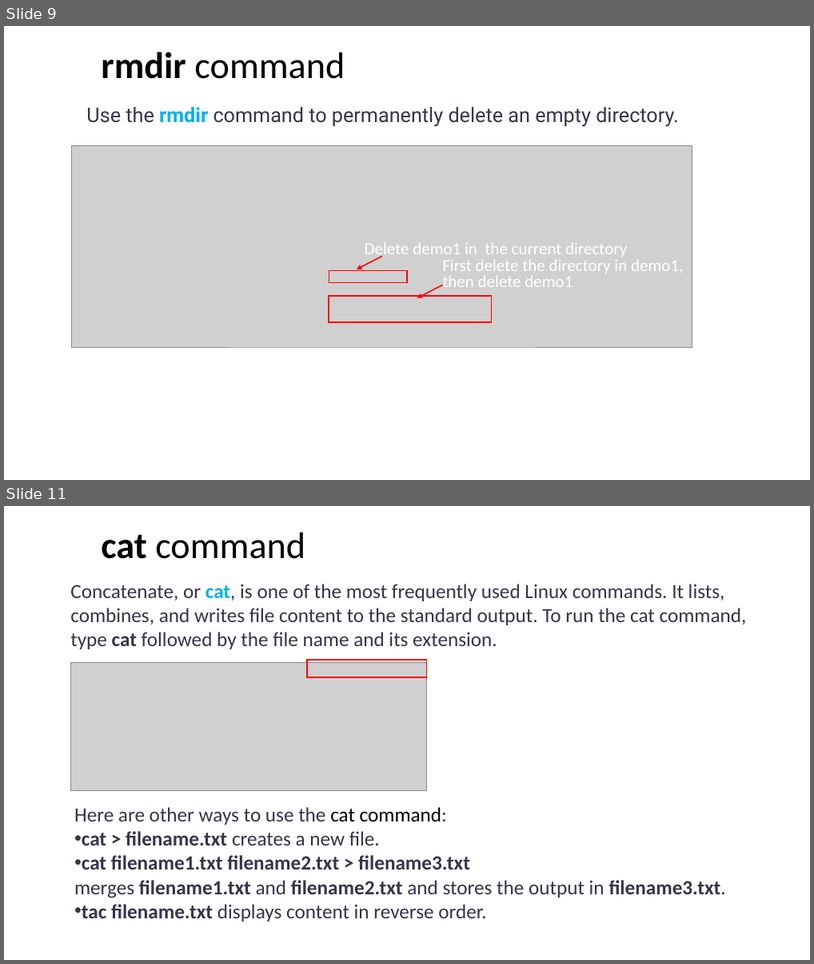
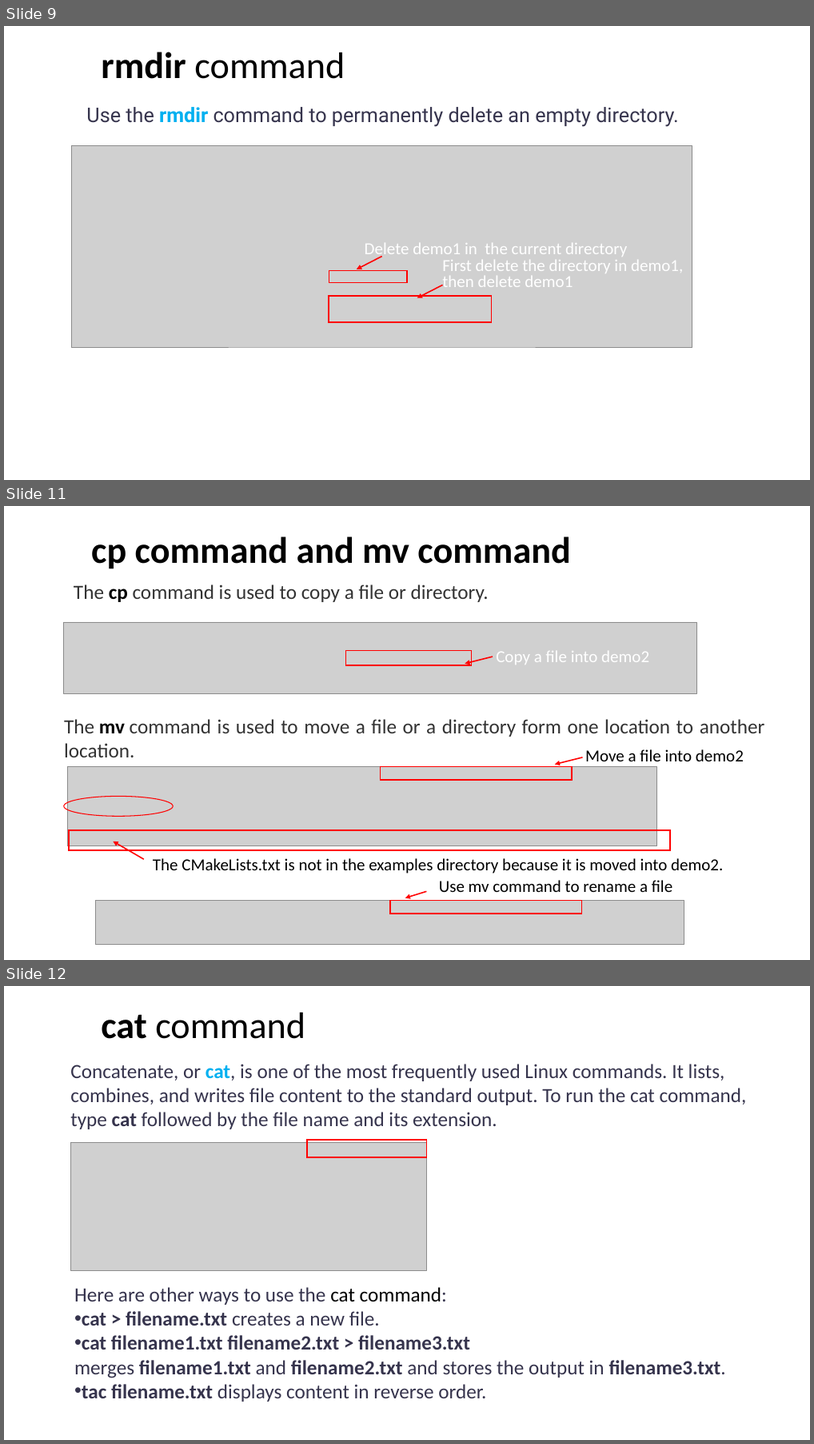
Before and after one commit to ShiqiYu/CPP, a slide deck: week03/Lab03.pptx. Shown one above the other, each under a label of ours: slides 9 and 11 before the commit, slides 9, 11 and 12 after it; the slides between them are not shown. The pictures are 814x964 and 814x1444 pixels, drawn with LibreOffice and Linux fonts; fonts in the diff are those of the drawing; grey boxes stand for pictures; background and template pictures are left out. Boxes give left, top, right and bottom in pixels: in the first picture for what was removed or moved away, otherwise in the second. Text is boxed around its words. In the diff, an @@ line names an element or a change of style, - is before the commit and + after.

```diff
--- a/week03/Lab03.pptx
+++ b/week03/Lab03.pptx
@@ slide 11 added at bbox=[4, 506, 810, 960], background #FFFFFF @@
@@ title added at bbox=[91, 536, 570, 569], 44 pt, text #000000, bold @@
+cp command and mv command
@@ text added at bbox=[74, 584, 489, 602], 24 pt, text #333333 @@
+The cp command is used to copy a file or directory.
@@ picture added at bbox=[63, 622, 698, 693] @@
@@ rectangle added at bbox=[346, 651, 472, 666], outline #FF0000 1.5 pt @@
@@ arrow added from (493, 656) to (465, 664), #FF0000 1.5 pt @@
@@ text added at bbox=[496, 651, 650, 664], 20 pt, text #FFFFFF @@
+Copy a file into demo2
@@ text added at bbox=[64, 719, 766, 757], 24 pt, text #333333 @@
+The mv command is used to move a file or a directory form one location to another location.
@@ picture added at bbox=[67, 766, 658, 846] @@
@@ rectangle added at bbox=[380, 766, 572, 780], outline #FF0000 1.5 pt @@
@@ arrow added from (583, 757) to (555, 764), #FF0000 1.5 pt @@
@@ text added at bbox=[586, 749, 744, 767], 20 pt, text #000000 @@
+Move a file into demo2
@@ ellipse added at bbox=[64, 796, 173, 816], outline #FF0000 1 pt @@
@@ rectangle added at bbox=[69, 830, 670, 850], outline #FF0000 1.5 pt @@
@@ arrow added from (144, 860) to (113, 841), #FF0000 1.5 pt @@
@@ text added at bbox=[153, 858, 723, 873], 20 pt, text #000000 @@
+The CMakeLists.txt is not in the examples directory because it is moved into demo2.
@@ text added at bbox=[439, 880, 673, 892], 20 pt, text #000000 @@
+Use mv command to rename a file
@@ picture added at bbox=[96, 900, 685, 944] @@
@@ rectangle added at bbox=[390, 900, 582, 913], outline #FF0000 1.5 pt @@
@@ arrow added from (427, 892) to (406, 898), #FF0000 1.5 pt @@
@@ what was slide 11 is now slide 12 @@
```
Also in this commit, not shown: 2 slides changed.
